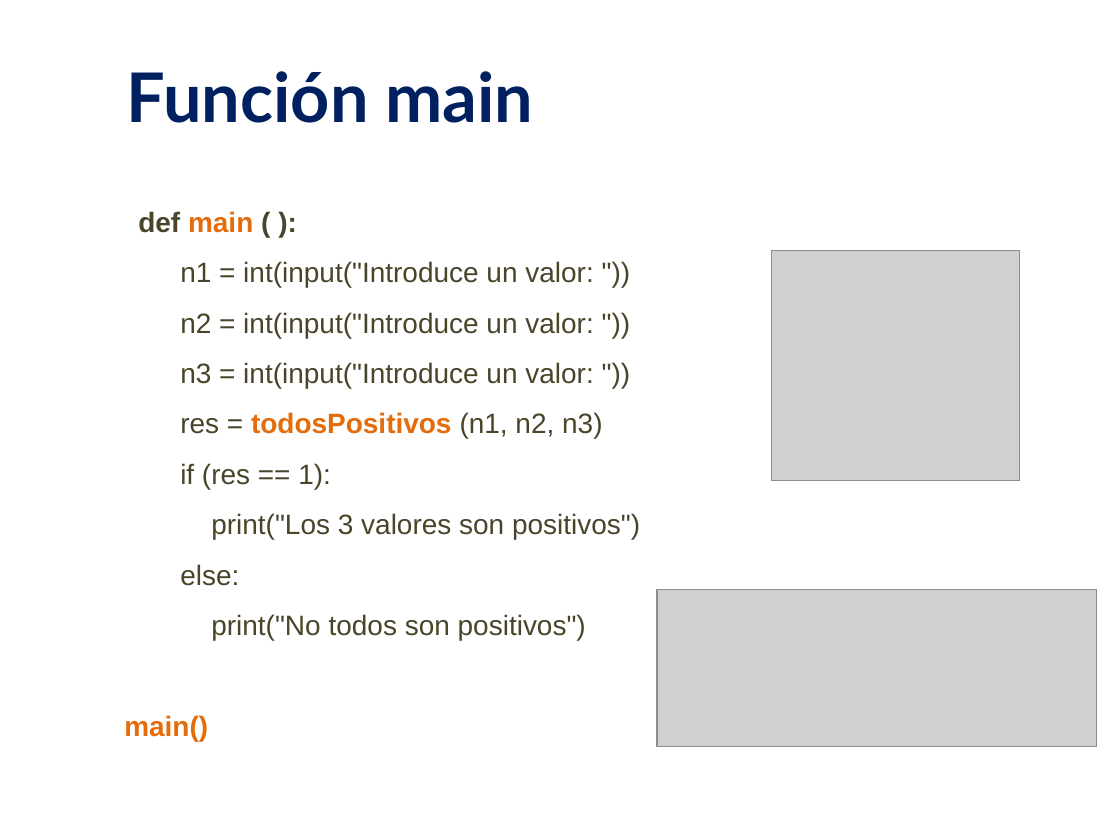
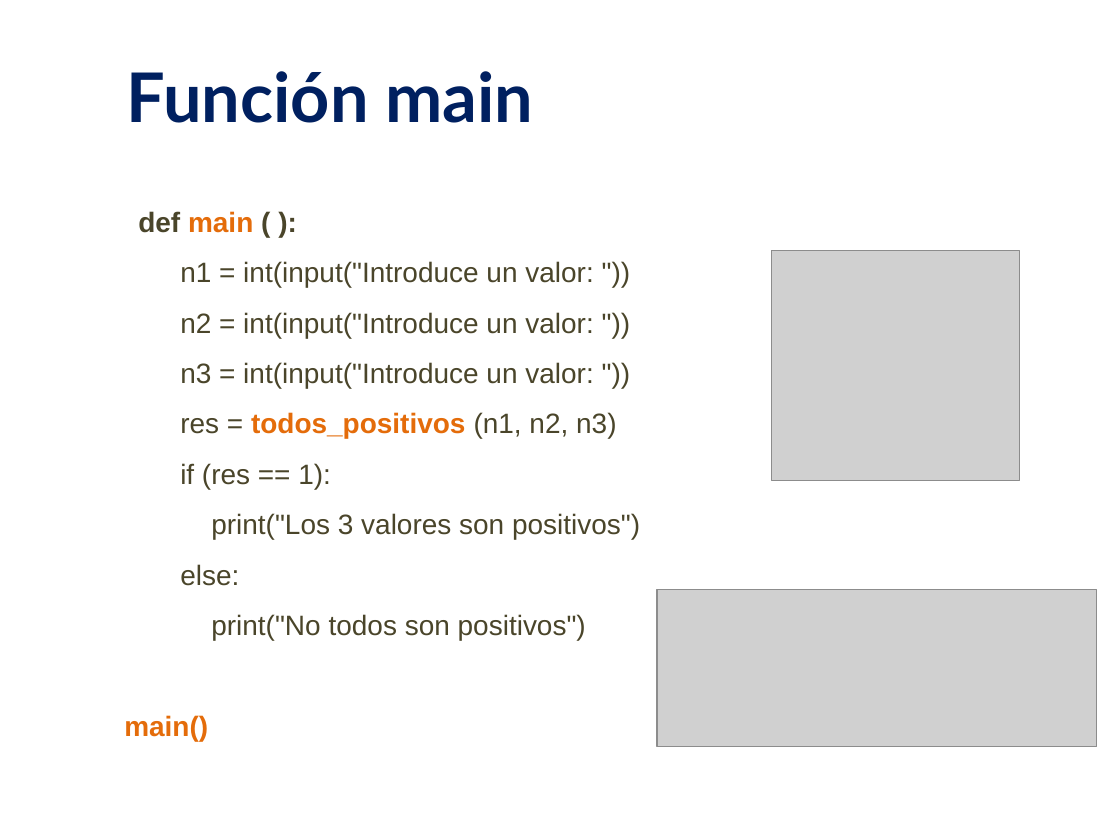
Before and after one commit to lizetheP/Tecnologias, a slide deck: slide 23 of Calendario/Presentaciones/6_Funciones.pptx. Drawn at 1120x840 pixels with LibreOffice and Linux fonts; fonts in the diff are those of the drawing; grey boxes stand for pictures. Boxes give left, top, right and bottom in pixels: in the first picture for what was removed or moved away, otherwise in the second. Text is boxed around its words. In the diff, an @@ line names an element or a change of style, - is before the commit and + after.

```diff
--- a/Calendario/Presentaciones/6_Funciones.pptx
+++ b/Calendario/Presentaciones/6_Funciones.pptx
@@ text at (180, 412, 616, 439): text changed; text colour #4A452A to #E46C0A; bold on @@
-    res = todosPositivos (n1, n2, n3)
+    res = todos_positivos (n1, n2, n3)
```
Also in this commit, not shown: 3 other slides changed, 5 other files.
